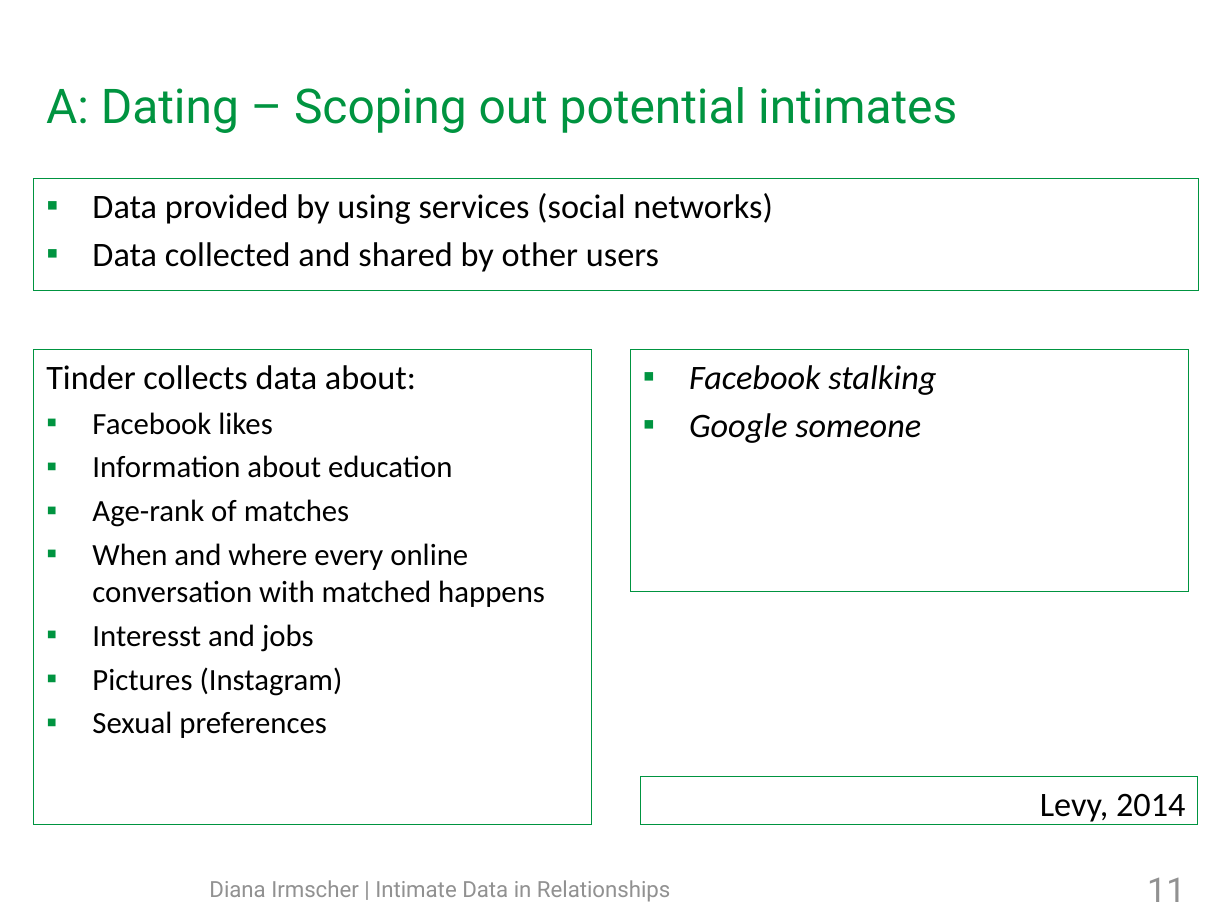
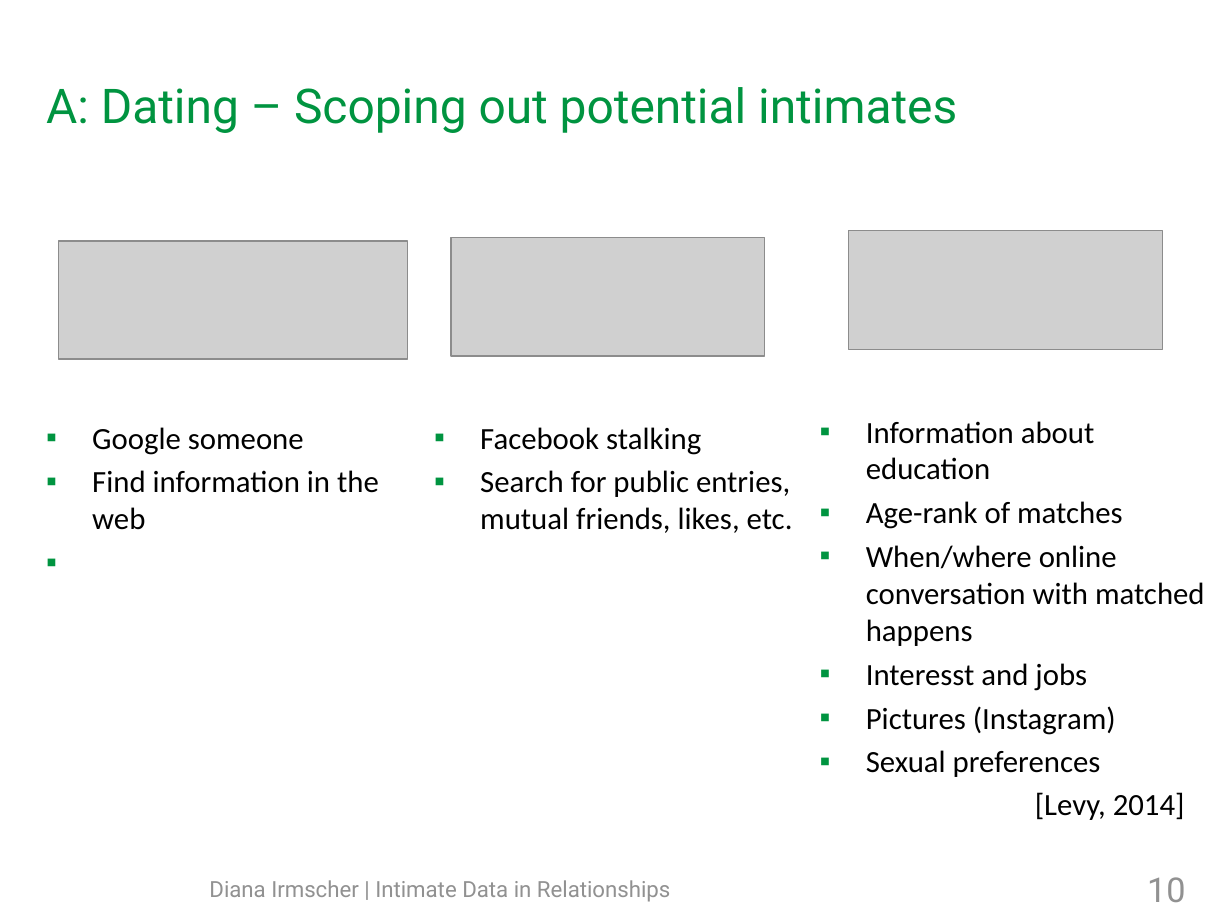
Before and after one commit to mieztatz/advanced_seminar_media_informatics, a slide deck: slide 10 of slides/final_presentation_irmscher_copy.odp (slide 11 before the commit). Drawn at 1232x924 pixels with LibreOffice and Linux fonts; fonts in the diff are those of the drawing; grey boxes stand for pictures; background and template pictures are left out. Boxes give left, top, right and bottom in pixels: in the first picture for what was removed or moved away, otherwise in the second. Text is boxed around its words. In the diff, an @@ line names an element or a change of style, - is before the commit and + after.

```diff
--- a/slides/final_presentation_irmscher_copy.odp
+++ b/slides/final_presentation_irmscher_copy.odp
@@ text removed at bbox=[34, 179, 1199, 292] @@
-▪ Data provided by using services (social networks)
-▪ Data collected and shared by other users
@@ picture added at bbox=[451, 238, 765, 356] @@
@@ picture added at bbox=[849, 230, 1163, 349] @@
@@ picture added at bbox=[58, 241, 407, 360] @@
@@ text removed at bbox=[631, 349, 1189, 591] @@
-▪ Facebook stalking
-▪ Google someone
@@ text at bbox=[46, 365, 416, 435]: paragraphs removed @@
-Tinder collects data about:
-▪ Facebook likes
@@ text "Information about education" at bbox=[866, 421, 1205, 777]: outline #009440 0 pt to none @@
@@ text "Information about education": place and size @@
-text "Information about education" at bbox=[34, 349, 593, 824]
+text "Information about education" at bbox=[866, 421, 1205, 777]
@@ text added at bbox=[92, 427, 379, 530], 18 pt, text #000000 @@
+▪ Google someone
+▪ Find information in the web
@@ text added at bbox=[480, 427, 793, 533], 18 pt, text #000000 @@
+▪ Facebook stalking
+▪ Search for public entries, mutual friends, likes, etc.
@@ text at bbox=[866, 545, 1205, 646]: text changed @@
-▪ When and where every online conversation with matched happens
+▪ When/where online conversation with matched happens
@@ text "[Levy, 2014]": place and size @@
-text "[Levy, 2014]" at bbox=[641, 776, 1199, 824]
+text "[Levy, 2014]" at bbox=[1035, 792, 1185, 820]
@@ text "[Levy, 2014]" at bbox=[1035, 792, 1185, 820]: outline #009440 0 pt to none @@
@@ text at bbox=[1035, 792, 1185, 820]: text changed; size 20 to 18 pt @@
-Levy, 2014
+[Levy, 2014]
@@ page number at bbox=[1147, 877, 1185, 902]: text changed @@
-11
+10
```
Also in this commit, not shown: 17 other slides changed, 1 slide added, 2 slides removed, 35 other files.
